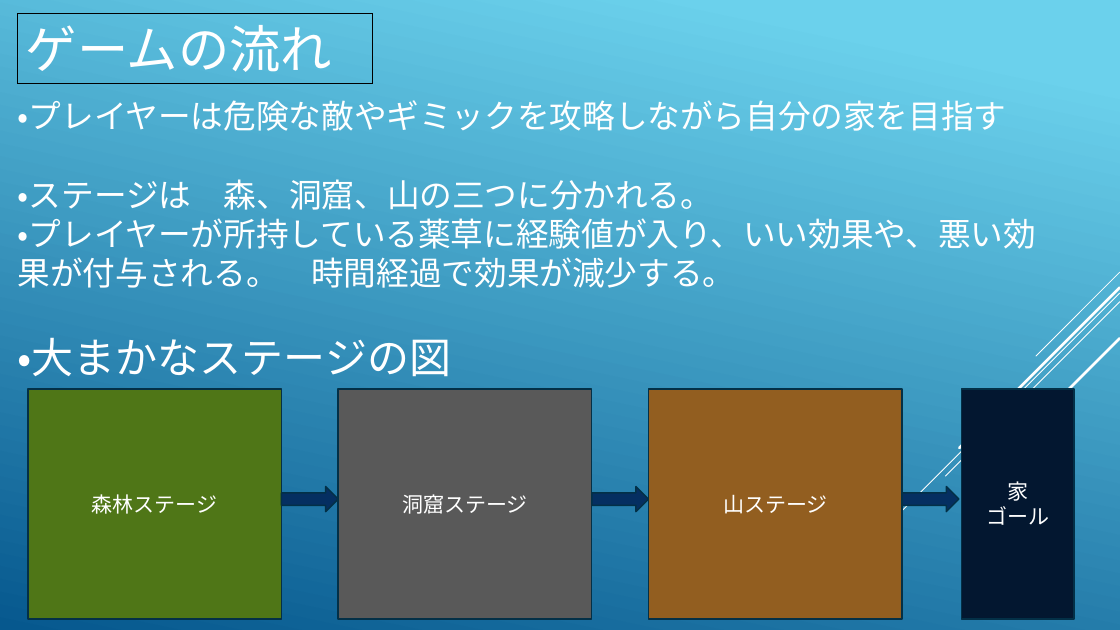
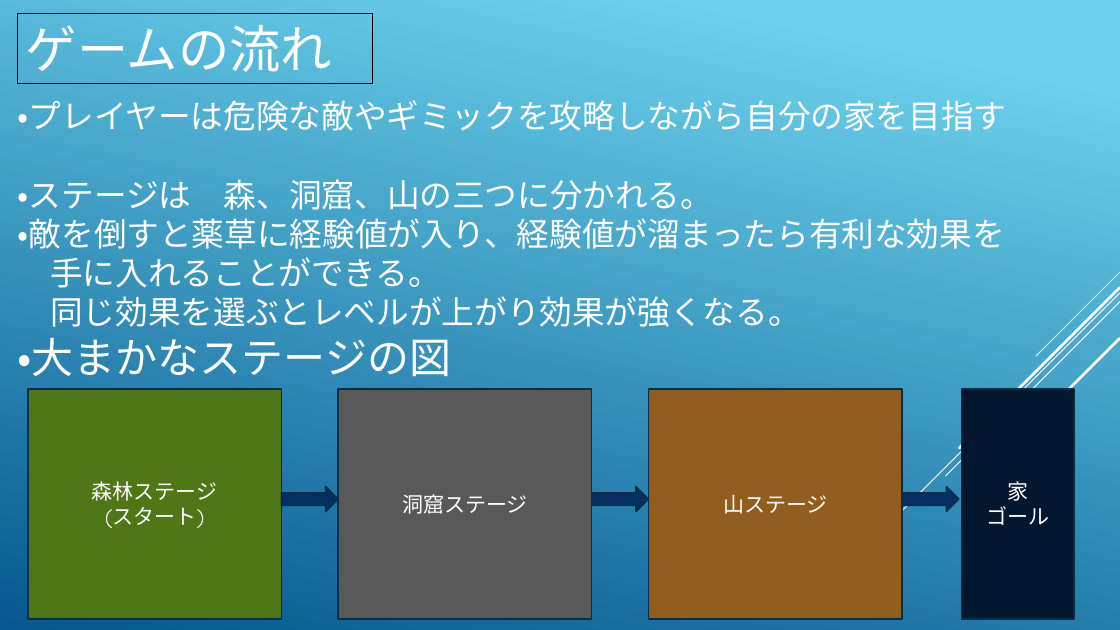
Before and after one commit to KawanoTakumi/2B-Team, a slide deck: slide 3 of Back To Home.pptx. Drawn at 1120x630 pixels with LibreOffice and Linux fonts; fonts in the diff are those of the drawing. Boxes give left, top, right and bottom in pixels: in the first picture for what was removed or moved away, otherwise in the second. Text is boxed around its words. In the diff, an @@ line names an element or a change of style, - is before the commit and + after.

```diff
--- a/Back To Home.pptx
+++ b/Back To Home.pptx
@@ text at box(18, 218, 1005, 327): text changed @@
-・プレイヤーが所持している薬草に経験値が入り、いい効果や、悪い効果が付与される。 時間経過で効果が減少する。
+・敵を倒すと薬草に経験値が入り、経験値が溜まったら有利な効果を
+手に入れることができる。
+同じ効果を選ぶとレベルが上がり効果が強くなる。
@@ text in rectangle at box(105, 507, 205, 528): paragraph added @@
+(スタート)
```
Also in this commit, not shown: 2 other slides changed, 1 slide added, 1 slide removed, 26 other files.
